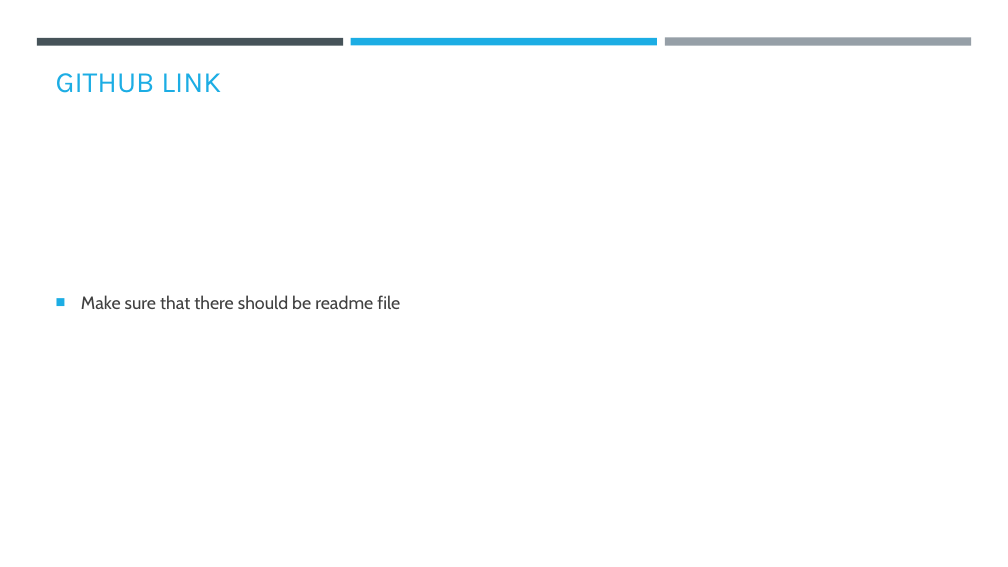
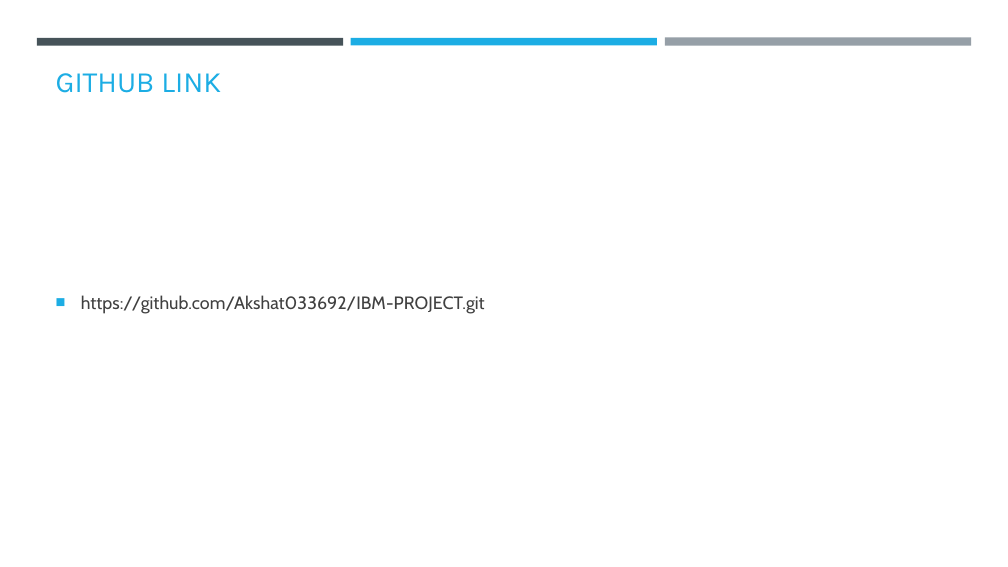
Before and after one commit to Akshat033692/IBM-PROJECT, a slide deck: slide 11 of AICTE PPT_ AKSHAT SHRIVASTAVA.pptx. Drawn at 1008x567 pixels with LibreOffice and Linux fonts; fonts in the diff are those of the drawing; background and template pictures are left out. Boxes give left, top, right and bottom in pixels: in the first picture for what was removed or moved away, otherwise in the second. Text is boxed around its words. In the diff, an @@ line names an element or a change of style, - is before the commit and + after.

```diff
--- a/AICTE PPT_ AKSHAT SHRIVASTAVA.pptx
+++ b/AICTE PPT_ AKSHAT SHRIVASTAVA.pptx
@@ text at box(81, 295, 485, 314): text changed @@
-■ Make sure that there should be readme file
+■ https://github.com/Akshat033692/IBM-PROJECT.git
```
